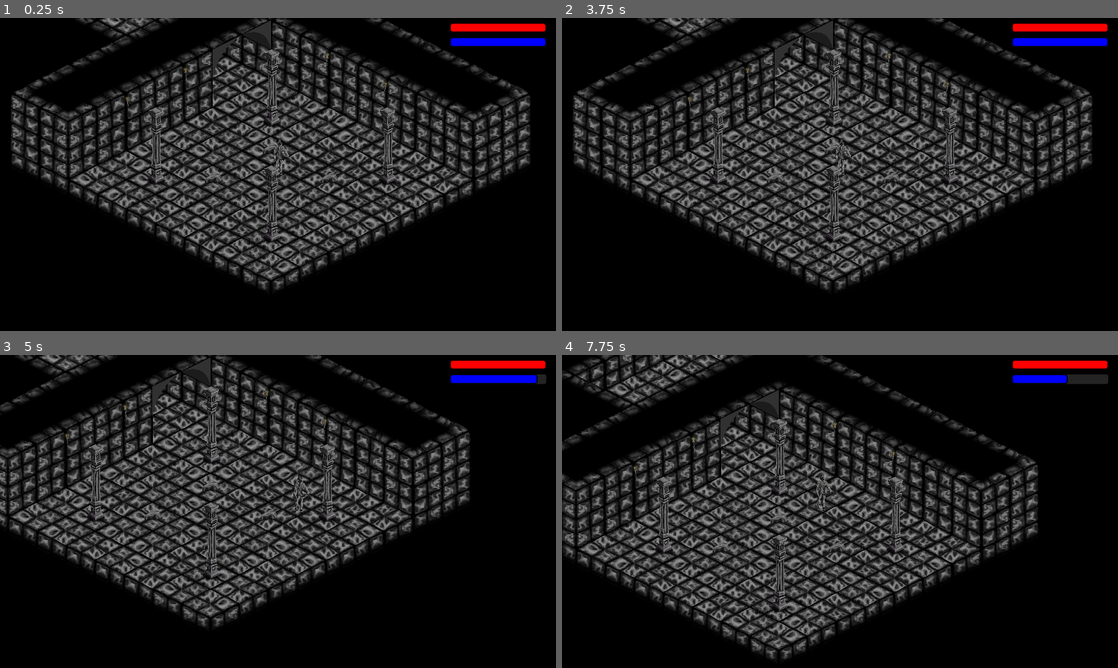
Above: before the commit, frames 1-4 (two rows, left to right).
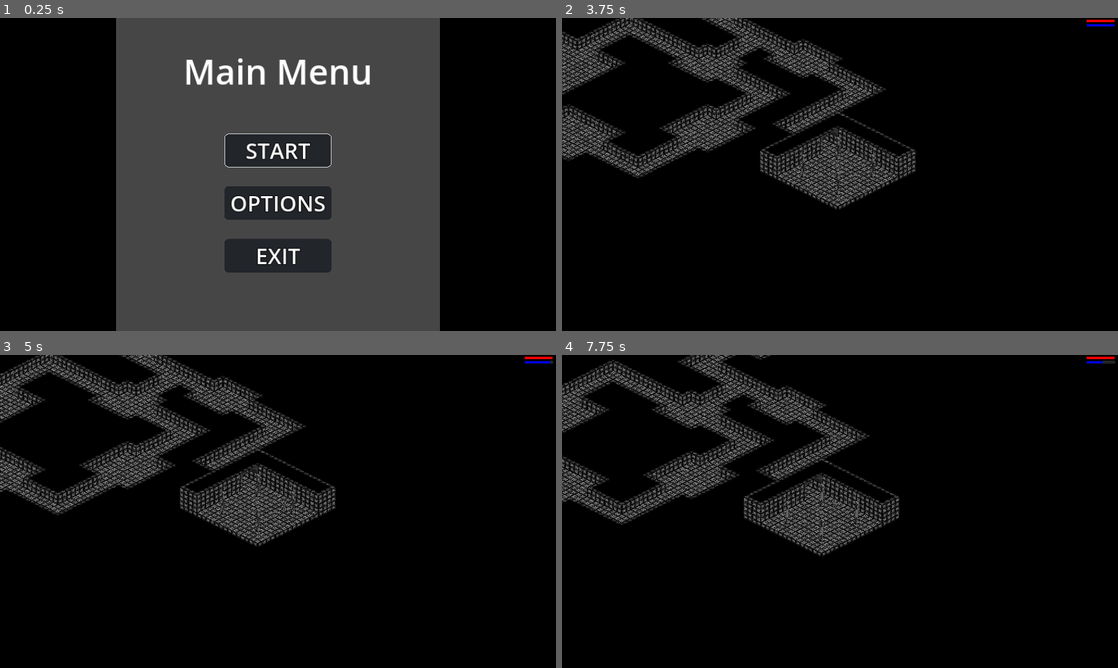
Above: after the commit, the same moments.

Repository: drake-inc/Elderine
Game: Godot game, scene res://Scenes/MainMenu.tscn
The game is run twice, just before and just after one commit, with the same random seed, the same clock (stepped at 60 frames per second) and the same inputs. Before the commit the project starts from res://Scenes/Level.tscn.
Inputs (mouse positions are in pixels of both pictures, inside the frame that each line leads up to):
- Up to frame 1 (0.25 s): no input
- Up to frame 2 (3.75 s): click (840, 202) at 0.5 s, where only the run after the commit has a clickable "OPTIONS"; click (895, 133) at 1.25 s, where only the run after the commit has a clickable "windowed"; click (895, 180) at 2 s, where only the run after the commit has a clickable "disabled"; click (840, 284) at 2.75 s, where only the run after the commit has a clickable "Back"; click (840, 149) at 3.5 s, where only the run after the commit has a clickable "START"
- Up to frame 3 (5 s): tap Enter at 4.25 s; move the mouse to (400, 495) at 4.27 s; hold D (WalkRight) from 4.28 s (still down); tap T (Test) at 4.35 s
- Up to frame 4 (7.75 s): move the mouse to (728, 527) at 5.02 s; release D (WalkRight) at 5.03 s; hold S (WalkDown) 5.03-5.78 s; tap T (Test) every 0.75 s from 5.1 to 7.35 s; move the mouse to (895, 442) at 5.77 s; hold D (WalkRight) 5.78-6.53 s; move the mouse to (812, 574) at 6.52 s; hold W (WalkUp) 6.53-7.28 s; move the mouse to (1006, 558) at 7.27 s; hold A (WalkLeft) from 7.28 s (still down)

The runs differ from the first frame. In frame 1, 55% of the frame differs, in the area x 2-99%, y 0-100%; in frame 2, 38%; in frame 3, 35%; in frame 4, 38%.

Commit message:
Settings menu added, main menu improved

Diff:
--- a/Scenes/MainMenu.tscn
+++ b/Scenes/MainMenu.tscn
@@ -5,50 +5,84 @@
 
 [node name="MainMenu" type="Control"]
 layout_mode = 3
-anchors_preset = 8
-anchor_left = 0.5
-anchor_top = 0.5
-anchor_right = 0.5
-anchor_bottom = 0.5
+anchors_preset = 15
+anchor_right = 1.0
+anchor_bottom = 1.0
 grow_horizontal = 2
 grow_vertical = 2
 theme = ExtResource("3_rwt23")
 script = ExtResource("1_vk2sf")
 
-[node name="VBoxContainer" type="VBoxContainer" parent="."]
+[node name="Background" type="MarginContainer" parent="."]
 layout_mode = 1
-anchors_preset = 8
-anchor_left = 0.5
-anchor_top = 0.5
-anchor_right = 0.5
-anchor_bottom = 0.5
-offset_left = -35.0
-offset_top = -50.5
-offset_right = 35.0
-offset_bottom = 50.5
+anchors_preset = 15
+anchor_right = 1.0
+anchor_bottom = 1.0
+grow_horizontal = 2
+grow_vertical = 2
+theme_override_constants/margin_left = 800
+theme_override_constants/margin_right = 800
+
+[node name="Color" type="ColorRect" parent="Background"]
+layout_mode = 2
+color = Color(0.581033, 0.581033, 0.581033, 0.470588)
+
+[node name="VBoxContainer2" type="VBoxContainer" parent="."]
+layout_mode = 1
+anchors_preset = 15
+anchor_right = 1.0
+anchor_bottom = 1.0
 grow_horizontal = 2
 grow_vertical = 2
 
-[node name="Start" type="Button" parent="VBoxContainer"]
+[node name="Title" type="VBoxContainer" parent="VBoxContainer2"]
+layout_mode = 2
+theme_override_constants/separation = 200
+
+[node name="Spacer" type="Control" parent="VBoxContainer2/Title"]
+layout_mode = 2
+
+[node name="Main Menu" type="Label" parent="VBoxContainer2/Title"]
+layout_mode = 2
+theme_override_font_sizes/font_size = 240
+text = "Main Menu
+"
+horizontal_alignment = 1
+
+[node name="Buttons" type="VBoxContainer" parent="VBoxContainer2"]
+layout_mode = 2
+size_flags_horizontal = 4
+theme_override_constants/separation = 130
+
+[node name="Spacer" type="Control" parent="VBoxContainer2/Buttons"]
+layout_mode = 2
+
+[node name="Spacer2" type="Control" parent="VBoxContainer2/Buttons"]
+layout_mode = 2
+
+[node name="Start" type="Button" parent="VBoxContainer2/Buttons"]
 layout_mode = 2
 focus_neighbor_top = NodePath("../Exit")
 mouse_default_cursor_shape = 2
+theme_override_font_sizes/font_size = 150
 text = "START"
 
-[node name="Options" type="Button" parent="VBoxContainer"]
+[node name="Options" type="Button" parent="VBoxContainer2/Buttons"]
 layout_mode = 2
 mouse_default_cursor_shape = 2
+theme_override_font_sizes/font_size = 150
 text = "OPTIONS"
 
-[node name="Exit" type="Button" parent="VBoxContainer"]
+[node name="Exit" type="Button" parent="VBoxContainer2/Buttons"]
 layout_mode = 2
 focus_neighbor_bottom = NodePath("../Start")
 mouse_default_cursor_shape = 2
+theme_override_font_sizes/font_size = 150
 text = "EXIT"
 
-[connection signal="mouse_entered" from="VBoxContainer/Start" to="." method="_on_start_mouse_entered"]
-[connection signal="pressed" from="VBoxContainer/Start" to="." method="_on_start_pressed"]
-[connection signal="mouse_entered" from="VBoxContainer/Options" to="." method="_on_options_mouse_entered"]
-[connection signal="pressed" from="VBoxContainer/Options" to="." method="_on_options_pressed"]
-[connection signal="mouse_entered" from="VBoxContainer/Exit" to="." method="_on_exit_mouse_entered"]
-[connection signal="pressed" from="VBoxContainer/Exit" to="." method="_on_exit_pressed"]
+[connection signal="mouse_entered" from="VBoxContainer2/Buttons/Start" to="." method="_on_start_mouse_entered"]
+[connection signal="pressed" from="VBoxContainer2/Buttons/Start" to="." method="_on_start_pressed"]
+[connection signal="mouse_entered" from="VBoxContainer2/Buttons/Options" to="." method="_on_options_mouse_entered"]
+[connection signal="pressed" from="VBoxContainer2/Buttons/Options" to="." method="_on_options_pressed"]
+[connection signal="mouse_entered" from="VBoxContainer2/Buttons/Exit" to="." method="_on_exit_mouse_entered"]
+[connection signal="pressed" from="VBoxContainer2/Buttons/Exit" to="." method="_on_exit_pressed"]
--- /dev/null
+++ b/Scenes/options_menu.gd
@@ -0,0 +1,51 @@
+extends Control
+
+func _ready() -> void:
+	$VBoxContainer/Settings/Buttons/Fullscreen.grab_focus()
+
+func _on_fullscreen_ready() -> void:
+	var fullscreen = $VBoxContainer/Settings/Buttons/Fullscreen
+	var mode: int = max(get_window().mode - 2, 0)
+	fullscreen.selected = mode
+
+func _on_vsync_ready() -> void:
+	var vsync = $VBoxContainer/Settings/Buttons/Vsync
+	var mode: int = DisplayServer.window_get_vsync_mode()
+	vsync.selected = mode
+
+func _on_slider_ready() -> void:
+	var slider = $VBoxContainer/Settings/Buttons/Volume/Slider
+	var percent = $VBoxContainer/Settings/Buttons/Volume/Percent
+	var current = slider.value
+	percent.text = str(current) + "%"
+
+func _on_fullscreen_item_selected(index: int) -> void:
+	var fullscreen = $VBoxContainer/Settings/Buttons/Fullscreen
+	var id = fullscreen.get_item_id(index)
+	DisplayServer.window_set_mode(id)
+
+func _on_vsync_item_selected(index: int) -> void:
+	DisplayServer.window_set_vsync_mode(index)
+
+func _on_slider_value_changed(value: float) -> void:
+	var percent = $VBoxContainer/Settings/Buttons/Volume/Percent
+	percent.text = str(value) + "%"
+
+func _on_back_pressed() -> void:
+	get_tree().change_scene_to_file("res://Scenes/MainMenu.tscn")
+
+
+
+func _on_fullscreen_mouse_entered() -> void:
+	$VBoxContainer/Settings/Buttons/Fullscreen.grab_focus()
+
+
+func _on_vsync_mouse_entered() -> void:
+	$VBoxContainer/Settings/Buttons/Vsync.grab_focus()
+
+
+func _on_slider_mouse_entered() -> void:
+	$VBoxContainer/Settings/Buttons/Volume/Slider.grab_focus()
+
+func _on_back_mouse_entered() -> void:
+	$VBoxContainer/Exit/Buttons/Back.grab_focus()
--- /dev/null
+++ b/Scenes/options_menu.tscn
@@ -0,0 +1,164 @@
+[gd_scene load_steps=3 format=3 uid="uid://do0exjuwjrgl5"]
+
+[ext_resource type="Theme" uid="uid://dmdor7nfugx8w" path="res://Themes/menu.tres" id="1_os012"]
+[ext_resource type="Script" path="res://Scenes/options_menu.gd" id="2_gqxa4"]
+
+[node name="OptionsMenu" type="Control"]
+layout_mode = 3
+anchors_preset = 15
+anchor_right = 1.0
+anchor_bottom = 1.0
+grow_horizontal = 2
+grow_vertical = 2
+theme = ExtResource("1_os012")
+script = ExtResource("2_gqxa4")
+
+[node name="Background" type="MarginContainer" parent="."]
+layout_mode = 1
+anchors_preset = 15
+anchor_right = 1.0
+anchor_bottom = 1.0
+grow_horizontal = 2
+grow_vertical = 2
+theme_override_constants/margin_left = 800
+theme_override_constants/margin_right = 800
+
+[node name="Color" type="ColorRect" parent="Background"]
+layout_mode = 2
+color = Color(0.581033, 0.581033, 0.581033, 0.470588)
+
+[node name="VBoxContainer" type="VBoxContainer" parent="."]
+layout_mode = 1
+anchors_preset = 15
+anchor_right = 1.0
+anchor_bottom = 1.0
+grow_horizontal = 2
+grow_vertical = 2
+
+[node name="Title" type="VBoxContainer" parent="VBoxContainer"]
+layout_mode = 2
+theme_override_constants/separation = 200
+
+[node name="Spacer" type="Control" parent="VBoxContainer/Title"]
+layout_mode = 2
+
+[node name="Options" type="Label" parent="VBoxContainer/Title"]
+layout_mode = 2
+theme_override_font_sizes/font_size = 240
+text = "Options"
+horizontal_alignment = 1
+
+[node name="Settings" type="HBoxContainer" parent="VBoxContainer"]
+layout_mode = 2
+theme_override_constants/separation = 200
+alignment = 1
+
+[node name="Lables" type="VBoxContainer" parent="VBoxContainer/Settings"]
+layout_mode = 2
+theme_override_constants/separation = 180
+
+[node name="Spacer" type="Control" parent="VBoxContainer/Settings/Lables"]
+layout_mode = 2
+
+[node name="Fullscreen" type="Label" parent="VBoxContainer/Settings/Lables"]
+layout_mode = 2
+theme_override_font_sizes/font_size = 110
+text = "Fullscreen"
+
+[node name="Vsync" type="Label" parent="VBoxContainer/Settings/Lables"]
+layout_mode = 2
+theme_override_font_sizes/font_size = 110
+text = "Vsync"
+
+[node name="Volume" type="Label" parent="VBoxContainer/Settings/Lables"]
+layout_mode = 2
+theme_override_font_sizes/font_size = 110
+text = "Volume
+"
+
+[node name="Buttons" type="VBoxContainer" parent="VBoxContainer/Settings"]
+layout_mode = 2
+theme_override_constants/separation = 188
+
+[node name="Spacer" type="Control" parent="VBoxContainer/Settings/Buttons"]
+layout_mode = 2
+
+[node name="Fullscreen" type="OptionButton" parent="VBoxContainer/Settings/Buttons"]
+layout_mode = 2
+focus_neighbor_top = NodePath("../../../Exit/Buttons/Back")
+mouse_default_cursor_shape = 2
+theme_override_font_sizes/font_size = 85
+alignment = 1
+selected = 0
+item_count = 3
+popup/item_0/text = "windowed"
+popup/item_1/text = "borderless"
+popup/item_1/id = 3
+popup/item_2/text = "fullscreen"
+popup/item_2/id = 4
+
+[node name="Vsync" type="OptionButton" parent="VBoxContainer/Settings/Buttons"]
+layout_mode = 2
+mouse_default_cursor_shape = 2
+theme_override_font_sizes/font_size = 85
+alignment = 1
+selected = 0
+item_count = 3
+popup/item_0/text = "disabled"
+popup/item_1/text = "enabled"
+popup/item_1/id = 1
+popup/item_2/text = "adaptive"
+popup/item_2/id = 2
+
+[node name="Volume" type="HBoxContainer" parent="VBoxContainer/Settings/Buttons"]
+custom_minimum_size = Vector2(0, 136)
+layout_mode = 2
+size_flags_vertical = 3
+theme_override_constants/separation = 20
+
+[node name="Slider" type="HSlider" parent="VBoxContainer/Settings/Buttons/Volume"]
+layout_mode = 2
+size_flags_horizontal = 3
+size_flags_vertical = 1
+mouse_default_cursor_shape = 10
+value = 100.0
+rounded = true
+
+[node name="Percent" type="Label" parent="VBoxContainer/Settings/Buttons/Volume"]
+custom_minimum_size = Vector2(130, 0)
+layout_mode = 2
+theme_override_font_sizes/font_size = 50
+text = "100%"
+horizontal_alignment = 2
+
+[node name="Exit" type="HBoxContainer" parent="VBoxContainer"]
+layout_mode = 2
+theme_override_constants/separation = 0
+alignment = 1
+
+[node name="Buttons" type="VBoxContainer" parent="VBoxContainer/Exit"]
+layout_mode = 2
+theme_override_constants/separation = 200
+alignment = 1
+
+[node name="Spacer" type="Control" parent="VBoxContainer/Exit/Buttons"]
+layout_mode = 2
+
+[node name="Back" type="Button" parent="VBoxContainer/Exit/Buttons"]
+layout_mode = 2
+focus_neighbor_bottom = NodePath("../../../Settings/Buttons/Fullscreen")
+mouse_default_cursor_shape = 2
+theme_override_font_sizes/font_size = 100
+text = "Back"
+
+[connection signal="item_selected" from="VBoxContainer/Settings/Buttons/Fullscreen" to="." method="_on_fullscreen_item_selected"]
+[connection signal="mouse_entered" from="VBoxContainer/Settings/Buttons/Fullscreen" to="." method="_on_fullscreen_mouse_entered"]
+[connection signal="ready" from="VBoxContainer/Settings/Buttons/Fullscreen" to="." method="_on_fullscreen_ready"]
+[connection signal="item_selected" from="VBoxContainer/Settings/Buttons/Vsync" to="." method="_on_vsync_item_selected"]
+[connection signal="mouse_entered" from="VBoxContainer/Settings/Buttons/Vsync" to="." method="_on_vsync_mouse_entered"]
+[connection signal="ready" from="VBoxContainer/Settings/Buttons/Vsync" to="." method="_on_vsync_ready"]
+[connection signal="mouse_entered" from="VBoxContainer/Settings/Buttons/Volume/Slider" to="." method="_on_slider_mouse_entered"]
+[connection signal="ready" from="VBoxContainer/Settings/Buttons/Volume/Slider" to="." method="_on_slider_ready"]
+[connection signal="value_changed" from="VBoxContainer/Settings/Buttons/Volume/Slider" to="." method="_on_slider_value_changed"]
+[connection signal="mouse_entered" from="VBoxContainer/Exit/Buttons/Back" to="." method="_on_back_mouse_entered"]
+[connection signal="pressed" from="VBoxContainer/Exit/Buttons/Back" to="." method="_on_back_pressed"]
--- a/Scripts/main_menu.gd
+++ b/Scripts/main_menu.gd
@@ -1,22 +1,22 @@
 extends Control
 
 func _ready() -> void:
-	$VBoxContainer/Start.grab_focus()
+	$VBoxContainer2/Buttons/Start.grab_focus()
 
 func _on_start_pressed() -> void:
 	get_tree().change_scene_to_file("res://Scenes/Level.tscn")
 
-func _on_start_mouse_entered() -> void:
-	$VBoxContainer/Start.grab_focus()
-
-func _on_option_pressed() -> void:
-	pass # TODO add settings
-
-func _on_options_mouse_entered() -> void:
-	$VBoxContainer/Options.grab_focus()
+func _on_options_pressed() -> void:
+	get_tree().change_scene_to_file("res://Scenes/options_menu.tscn")
 
 func _on_exit_pressed() -> void:
 	get_tree().quit()
 
+func _on_start_mouse_entered() -> void:
+	$VBoxContainer2/Buttons/Start.grab_focus()
+
+func _on_options_mouse_entered() -> void:
+	$VBoxContainer2/Buttons/Options.grab_focus()
+
 func _on_exit_mouse_entered() -> void:
-	$VBoxContainer/Exit.grab_focus()
+	$VBoxContainer2/Buttons/Exit.grab_focus()
--- /dev/null
+++ b/Styles/slider_background.tres
@@ -0,0 +1,10 @@
+[gd_resource type="StyleBoxFlat" format=3 uid="uid://lljc3odsp47d"]
+
+[resource]
+bg_color = Color(0.224937, 0.224939, 0.243104, 1)
+corner_radius_top_left = 15
+corner_radius_top_right = 15
+corner_radius_bottom_right = 15
+corner_radius_bottom_left = 15
+expand_margin_top = 30.0
+expand_margin_bottom = 30.0
--- /dev/null
+++ b/Styles/slider_progress.tres
@@ -0,0 +1,11 @@
+[gd_resource type="StyleBoxFlat" format=3 uid="uid://e30vsng4qclb"]
+
+[resource]
+bg_color = Color(0.133333, 0.145098, 0.164706, 1)
+corner_radius_top_left = 15
+corner_radius_top_right = 15
+corner_radius_bottom_right = 15
+corner_radius_bottom_left = 15
+expand_margin_top = 30.0
+expand_margin_right = 20.0
+expand_margin_bottom = 30.0
--- /dev/null
+++ b/Styles/slider_progress_focus.tres
@@ -0,0 +1,15 @@
+[gd_resource type="StyleBoxFlat" format=3 uid="uid://bbjwjad18o6ee"]
+
+[resource]
+bg_color = Color(0.176471, 0.192157, 0.215686, 1)
+border_width_left = 5
+border_width_top = 5
+border_width_right = 5
+border_width_bottom = 5
+corner_radius_top_left = 15
+corner_radius_top_right = 15
+corner_radius_bottom_right = 15
+corner_radius_bottom_left = 15
+expand_margin_top = 30.0
+expand_margin_right = 20.0
+expand_margin_bottom = 30.0
--- a/Styles/textbox_focus.tres
+++ b/Styles/textbox_focus.tres
@@ -6,7 +6,7 @@
 border_width_top = 5
 border_width_right = 5
 border_width_bottom = 5
-corner_radius_top_left = 10
-corner_radius_top_right = 10
-corner_radius_bottom_right = 10
-corner_radius_bottom_left = 10
+corner_radius_top_left = 30
+corner_radius_top_right = 30
+corner_radius_bottom_right = 30
+corner_radius_bottom_left = 30
--- a/Styles/textbox_hover.tres
+++ b/Styles/textbox_hover.tres
@@ -6,8 +6,7 @@
 content_margin_right = 40.0
 content_margin_bottom = 10.0
 bg_color = Color(0.175859, 0.192301, 0.216964, 1)
-corner_radius_top_left = 10
-corner_radius_top_right = 10
-corner_radius_bottom_right = 10
-corner_radius_bottom_left = 10
-shadow_size = 6
+corner_radius_top_left = 30
+corner_radius_top_right = 30
+corner_radius_bottom_right = 30
+corner_radius_bottom_left = 30
--- a/Styles/textbox_normal.tres
+++ b/Styles/textbox_normal.tres
@@ -6,8 +6,7 @@
 content_margin_right = 40.0
 content_margin_bottom = 10.0
 bg_color = Color(0.131891, 0.145317, 0.165456, 1)
-corner_radius_top_left = 10
-corner_radius_top_right = 10
-corner_radius_bottom_right = 10
-corner_radius_bottom_left = 10
-shadow_size = 6
+corner_radius_top_left = 30
+corner_radius_top_right = 30
+corner_radius_bottom_right = 30
+corner_radius_bottom_left = 30
--- a/Styles/textbox_pressed.tres
+++ b/Styles/textbox_pressed.tres
@@ -10,4 +10,3 @@
 corner_radius_top_right = 10
 corner_radius_bottom_right = 10
 corner_radius_bottom_left = 10
-shadow_size = 6
--- a/Themes/menu.tres
+++ b/Themes/menu.tres
@@ -1,8 +1,13 @@
-[gd_resource type="Theme" load_steps=4 format=3 uid="uid://dmdor7nfugx8w"]
+[gd_resource type="Theme" load_steps=9 format=3 uid="uid://dmdor7nfugx8w"]
 
 [ext_resource type="StyleBox" uid="uid://fjpubi12n62e" path="res://Styles/textbox_focus.tres" id="1_u11ok"]
 [ext_resource type="StyleBox" uid="uid://b425l3jpln48t" path="res://Styles/textbox_hover.tres" id="2_tmboe"]
 [ext_resource type="StyleBox" uid="uid://ctbfg488rlij3" path="res://Styles/textbox_normal.tres" id="3_eq1s0"]
+[ext_resource type="Texture2D" uid="uid://ds0a4apy568ou" path="res://Textures/UI/SliderHandle.png" id="4_sq4nl"]
+[ext_resource type="StyleBox" uid="uid://ds1r7fxt71nq0" path="res://Styles/textbox_pressed.tres" id="4_wyl1w"]
+[ext_resource type="StyleBox" uid="uid://e30vsng4qclb" path="res://Styles/slider_progress.tres" id="5_swq3r"]
+[ext_resource type="StyleBox" uid="uid://bbjwjad18o6ee" path="res://Styles/slider_progress_focus.tres" id="6_tau0o"]
+[ext_resource type="StyleBox" uid="uid://lljc3odsp47d" path="res://Styles/slider_background.tres" id="7_trdjp"]
 
 [resource]
 default_font_size = 45
@@ -16,3 +21,10 @@
 Button/styles/focus = ExtResource("1_u11ok")
 Button/styles/hover = ExtResource("2_tmboe")
 Button/styles/normal = ExtResource("3_eq1s0")
+HSlider/icons/grabber = ExtResource("4_sq4nl")
+HSlider/icons/grabber_disabled = ExtResource("4_sq4nl")
+HSlider/icons/grabber_highlight = ExtResource("4_sq4nl")
+HSlider/styles/grabber_area = ExtResource("5_swq3r")
+HSlider/styles/grabber_area_highlight = ExtResource("6_tau0o")
+HSlider/styles/slider = ExtResource("7_trdjp")
+OptionButton/styles/pressed = ExtResource("4_wyl1w")
--- a/project.godot
+++ b/project.godot
@@ -11,12 +11,14 @@
 [application]
 
 config/name="Elderine"
-run/main_scene="res://Scenes/Level.tscn"
+run/main_scene="res://Scenes/MainMenu.tscn"
 config/features=PackedStringArray("4.3", "Forward Plus")
 config/icon="res://icon.svg"
 
 [display]
 
+window/size/viewport_width=3840
+window/size/viewport_height=2160
 window/stretch/mode="canvas_items"
 window/stretch/aspect="expand"
 
Binary file added: Textures/UI/SliderHandle.png
Not shown, added: Textures/UI/SliderHandle.png.import
